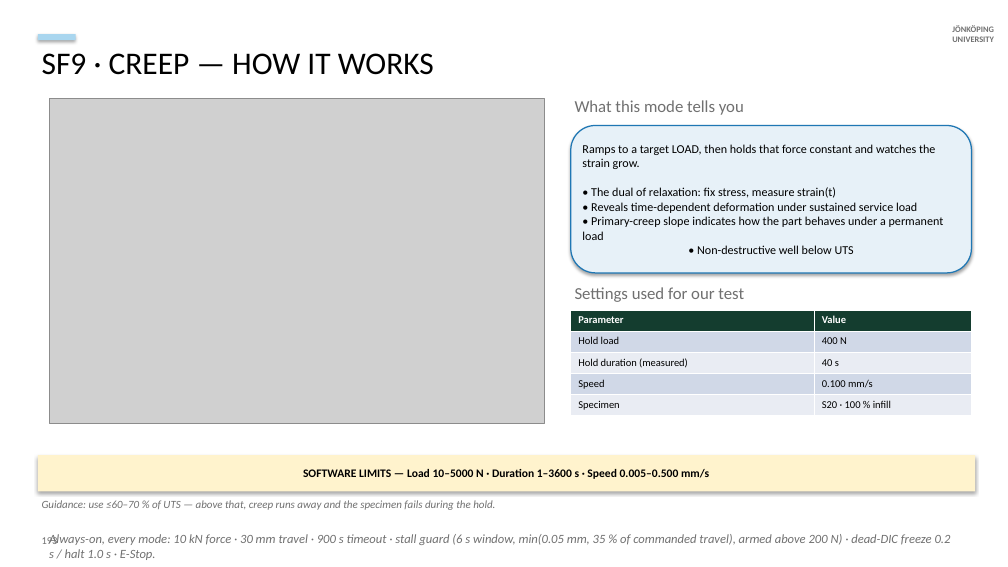
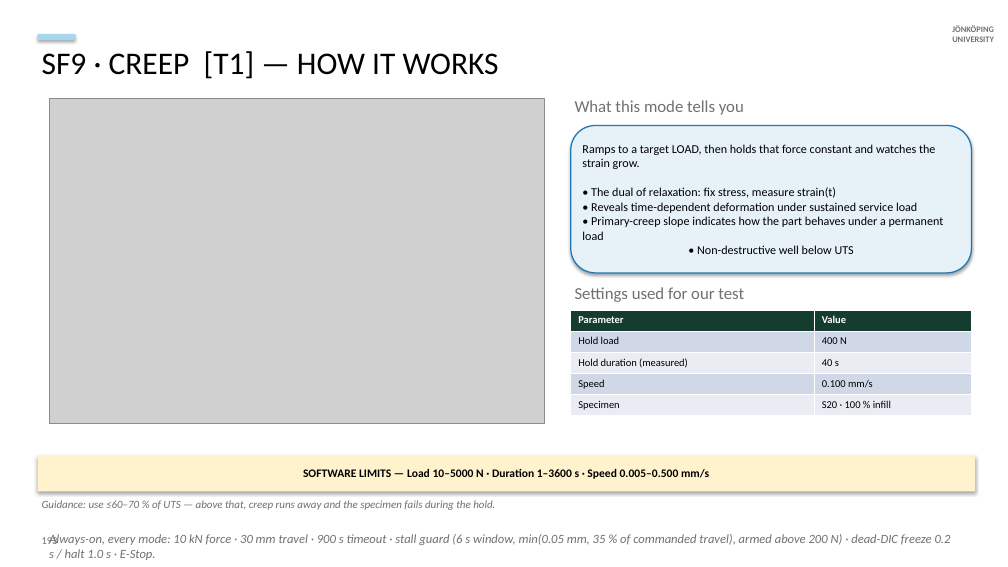
Before and after one commit to cenmir/UTM, a slide deck: slide 53 of documentation/V6a_8_6_20_slides.pptx. Drawn at 1008x567 pixels with LibreOffice and Linux fonts; fonts in the diff are those of the drawing; grey boxes stand for pictures. Boxes give left, top, right and bottom in pixels: in the first picture for what was removed or moved away, otherwise in the second. Text is boxed around its words. In the diff, an @@ line names an element or a change of style, - is before the commit and + after.

```diff
--- a/documentation/V6a_8_6_20_slides.pptx
+++ b/documentation/V6a_8_6_20_slides.pptx
@@ text at bbox=[42, 51, 499, 79]: text changed @@
-SF9 · CREEP — HOW IT WORKS
+SF9 · CREEP [T1] — HOW IT WORKS
```
Also in this commit, not shown: 12 other slides changed, 1 slide added, 3 other files.
